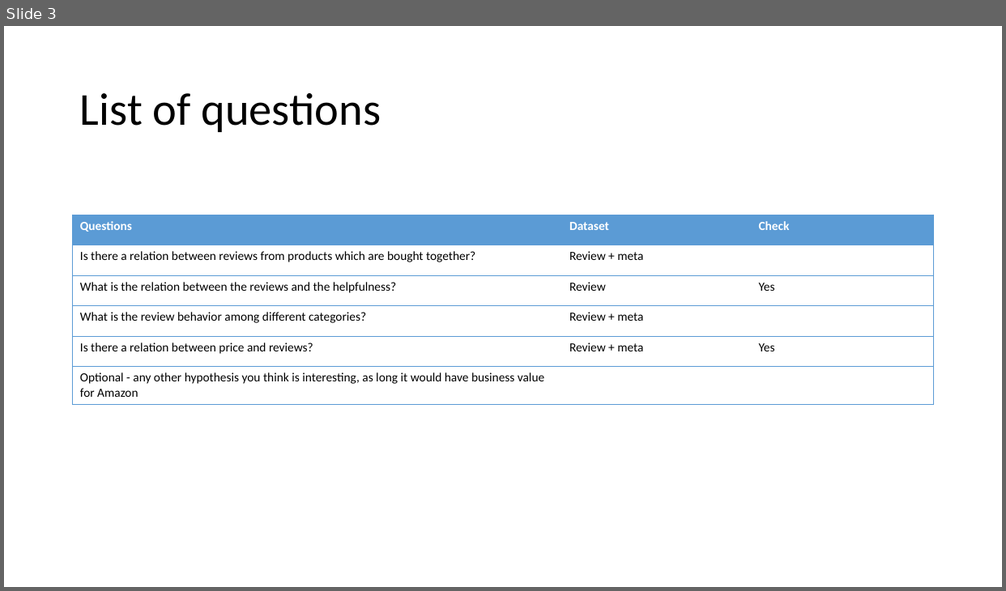
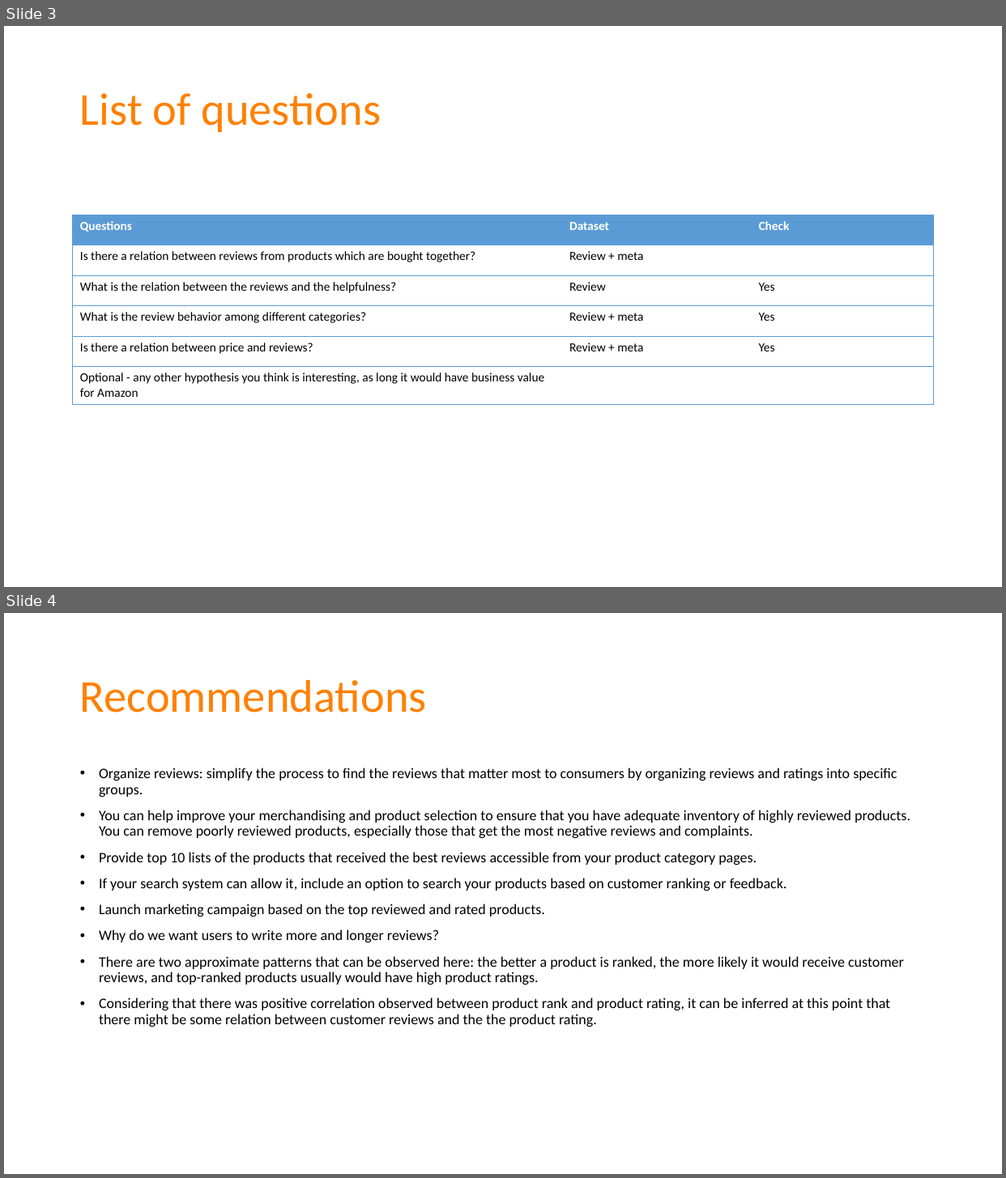
Before and after one commit to joyceXD/product-review, a slide deck: presentation/Product review analysis.pptx. Shown one above the other, each under a label of ours: slide 3 before the commit, slides 3 and 4 after it. The pictures are 1006x591 and 1006x1178 pixels, drawn with LibreOffice and Linux fonts; fonts in the diff are those of the drawing. Boxes give left, top, right and bottom in pixels: in the first picture for what was removed or moved away, otherwise in the second. Text is boxed around its words. In the diff, an @@ line names an element or a change of style, - is before the commit and + after.

```diff
--- a/presentation/Product review analysis.pptx
+++ b/presentation/Product review analysis.pptx
@@ slide 4 added at (x1=4, y1=613, x2=1002, y2=1174), background #FFFFFF @@
@@ title added at (x1=80, y1=679, x2=427, y2=713), 44 pt, text #FF8000 @@
+Recommendations
@@ text added at (x1=99, y1=768, x2=910, y2=1027), 14 pt, text #000000 @@
+• Organize reviews: simplify the process to find the reviews that matter most to consumers by organizing reviews and ratings into specific groups.
+• You can help improve your merchandising and product selection to ensure that you have adequate inventory of highly reviewed products. You can remove poorly reviewed products, especially those that get the most negative reviews and complaints.
+• Provide top 10 lists of the products that received the best reviews accessible from your product category pages.
+• If your search system can allow it, include an option to search your products based on customer ranking or feedback.
+• Launch marketing campaign based on the top reviewed and rated products.
+• Why do we want users to write more and longer reviews?
+• There are two approximate patterns that can be observed here: the better a product is ranked, the more likely it would receive customer reviews, and top-ranked products usually would have high product ratings.
+• Considering that there was positive correlation observed between product rank and product rating, it can be inferred at this point that there might be some relation between customer reviews and the the product rating.
@@ slide 3 changed as well @@
@@ title "List of questions" at (x1=80, y1=93, x2=381, y2=132): text colour #000000 to #FF8000 @@
@@ table at (x1=73, y1=215, x2=934, y2=404) @@
-row 4, column 3: 
+row 4, column 3: Yes
```
Also in this commit, not shown: 4 other slides changed, 1 other slide added, 1 slide removed, 7 other files.
